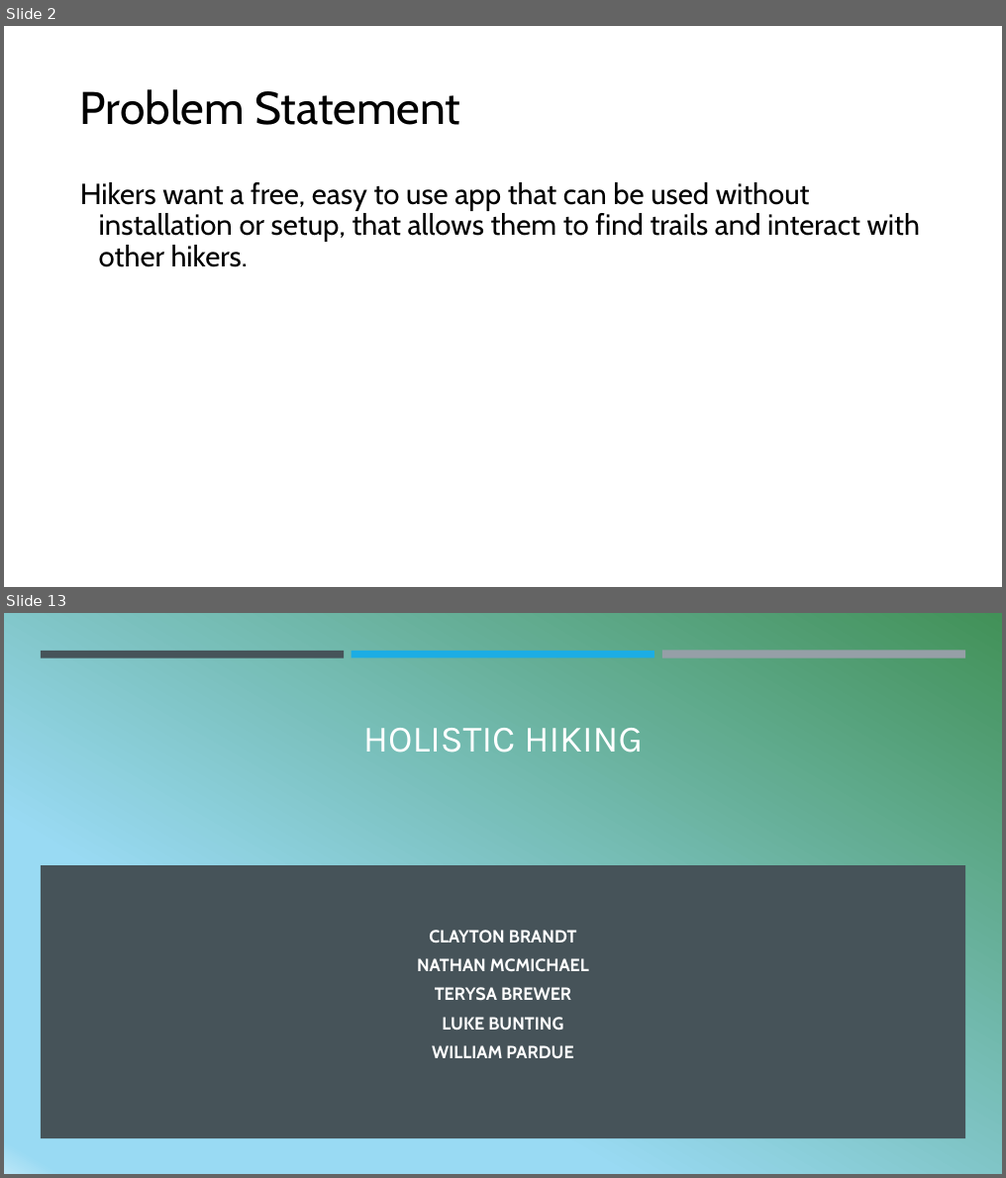
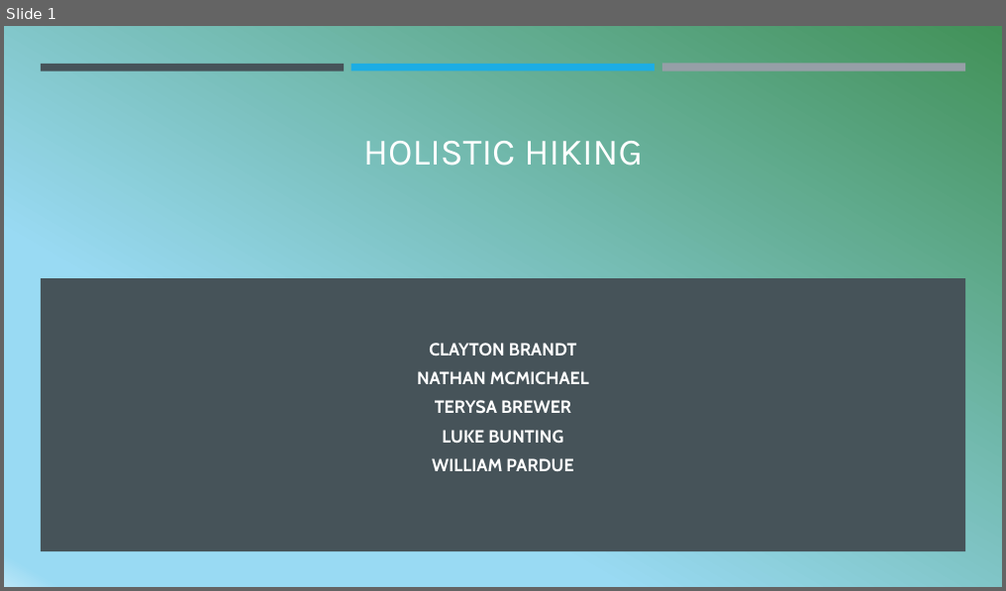
Before and after one commit to Clayton-Brandt/Holistic-Hiking, a slide deck: documents/Holistic Hiking Sprint 1.pptx. Shown one above the other, each under a label of ours: slides 2 and 13 before the commit, slide 1 after it; the slides between them are not shown. The pictures are 1006x1178 and 1006x591 pixels, drawn with LibreOffice and Linux fonts; fonts in the diff are those of the drawing. Boxes give left, top, right and bottom in pixels: in the first picture for what was removed or moved away, otherwise in the second. Text is boxed around its words. In the diff, an @@ line names an element or a change of style, - is before the commit and + after.

```diff
--- a/documents/Holistic Hiking Sprint 1.pptx
+++ b/documents/Holistic Hiking Sprint 1.pptx
@@ slide 2 removed at bbox=[4, 26, 1002, 587], background #FFFFFF @@
@@ title removed at bbox=[80, 89, 460, 125] @@
-Problem Statement
@@ text removed at bbox=[80, 182, 920, 268] @@
-Hikers want a free, easy to use app that can be used without installation or setup, that allows them to find trails and interact with other hikers.
@@ what was slide 13 is now slide 1 @@
```
Also in this commit, not shown: 3 slides changed, 11 other slides removed.
